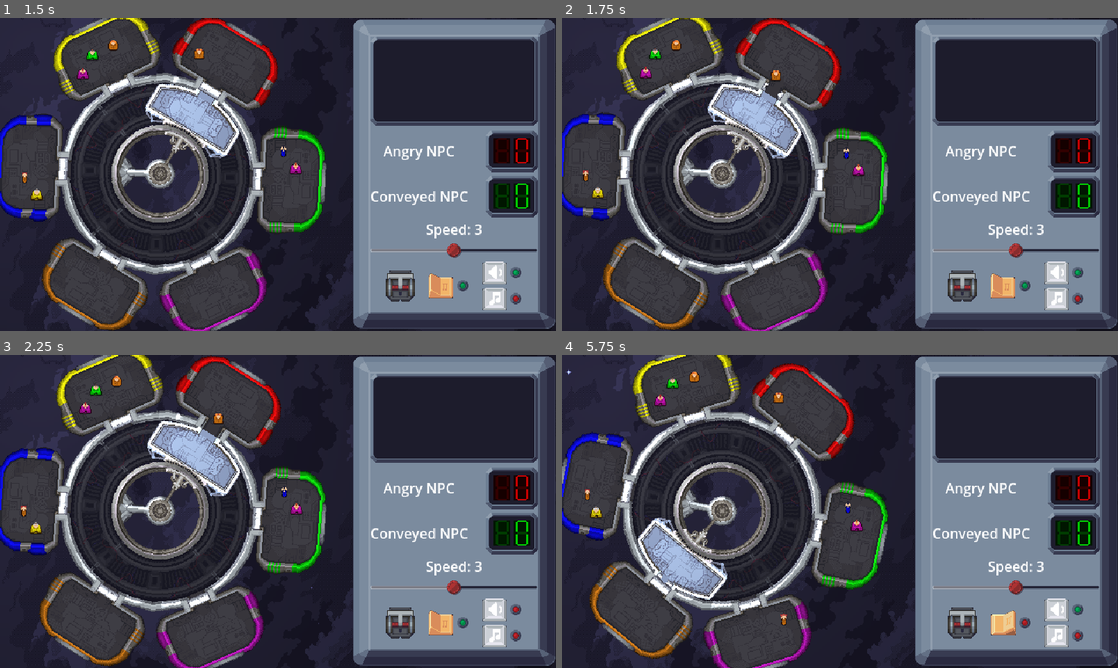
Above: before the commit, frames 1-4 (two rows, left to right).
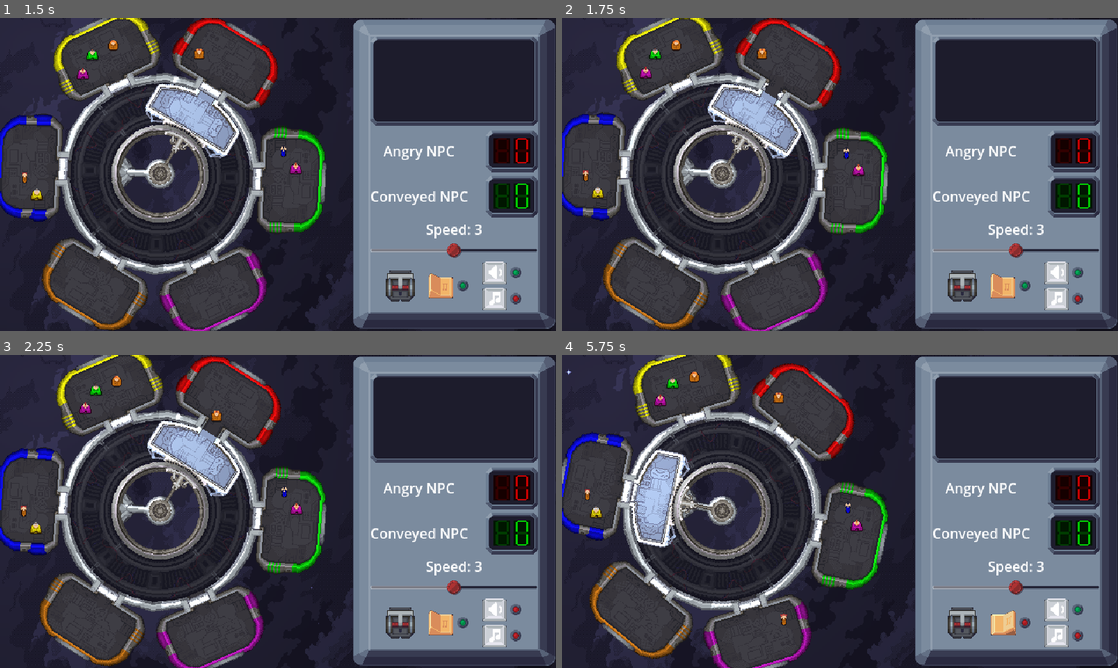
Above: after the commit, the same moments.

Repository: tehelka-gamedev/gmtk-2025
Game: Godot game, scene res://main.tscn
The game is run twice, just before and just after one commit, with the same random seed, the same clock (stepped at 60 frames per second) and the same inputs. Sound files missing from this copy of the repository are replaced by a short silence.
Inputs (mouse positions are in pixels of both pictures, inside the frame that each line leads up to):
- Up to frame 1 (1.5 s): click (400, 287) at 0.5 s; click (439, 287) at 1.25 s
- Up to frame 2 (1.75 s): no input
- Up to frame 3 (2.25 s): click (494, 608) at 2.02 s
- Up to frame 4 (5.75 s): click (962, 624) at 2.75 s; click (1001, 624) at 3.5 s; click (1056, 608) at 4.27 s; click (962, 624) at 5 s

Frame 1 is identical in both runs. In frame 2, 0.1% of the frame differs, in the area x 35-40%, y 9-21%; in frame 3, less than 0.1%; in frame 4, 4.3%, in the area x 12-31%, y 30-79%.

Commit message:
Better door opening management

Diff:
--- a/godot/objects/elevator.gd
+++ b/godot/objects/elevator.gd
@@ -2,7 +2,6 @@
 class_name Elevator
 
 signal door_opened
-signal door_closed
 signal snapped_to_room(room:Node2D)
 signal toggle_movement_requested
 signal speed_changed(new_speed:int, speed_idx:int)
@@ -85,7 +84,6 @@
     room_detector.body_entered.connect(_on_body_entered)
     room_detector.body_exited.connect(_on_body_exited)
 
-    door_closed.connect(_on_door_closed)
     _broken_speed_particles.emitting = false
 
 
@@ -117,21 +115,22 @@
     _current_door_state = DoorState.OPENING
     _door.play("open")
     await _door.animation_finished
+
+    snap_target.open_door()
+    await (snap_target as Room).door_opened
     _current_door_state = DoorState.OPENED
     door_opened.emit()
-    # play open_door_animation
-    # await open__door_animation.finished
-
-    snap_target.open_door()
+
 
 func _close_door() -> void:
     _current_door_state = DoorState.CLOSING
     _door.play("close")
     await _door.animation_finished
+    snap_target.close_door()
+    await (snap_target as Room).door_closed
     _current_door_state = DoorState.CLOSED
-    door_closed.emit()
-
-    snap_target.close_door()
+    handle_toggle_movement()
+
 
 func _on_body_entered(body: Node2D):
     # UGLY HACK: refer to the grand-parent room, and fallback to the staticBody2D otherwise
@@ -226,10 +225,6 @@
 func stop_loading_people() -> void:
     _people_are_entering = false
 
-func _on_door_closed() -> void:
-    # go back agaiiiiin
-    handle_toggle_movement()
-
 
 func set_broken_speed_to(value: bool) -> void:
     broken_speed = value
--- a/godot/objects/room.gd
+++ b/godot/objects/room.gd
@@ -2,6 +2,7 @@
 extends RoomBase
 class_name Room
 
+signal door_closed
 signal door_opened
 signal tech_guy_in_elevator(tech_guy: NPC)
 signal npc_is_waiting(room:Room, npc: NPC)
@@ -137,6 +138,8 @@
 
 func close_door() -> void:
     _door.play("close")
+    await _door.animation_finished
+    door_closed.emit()
 
 
 func get_entrance_position() -> Marker2D:
